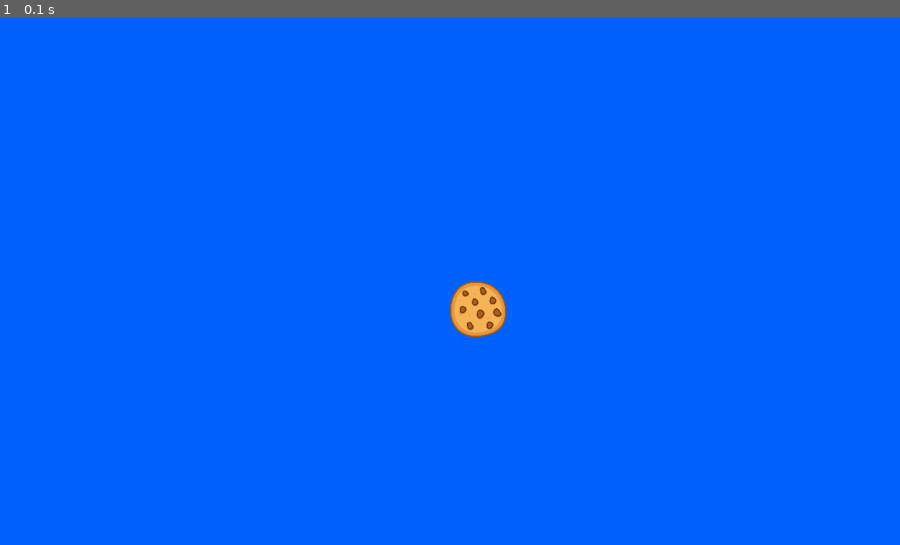
Above: before the commit, frame 1.
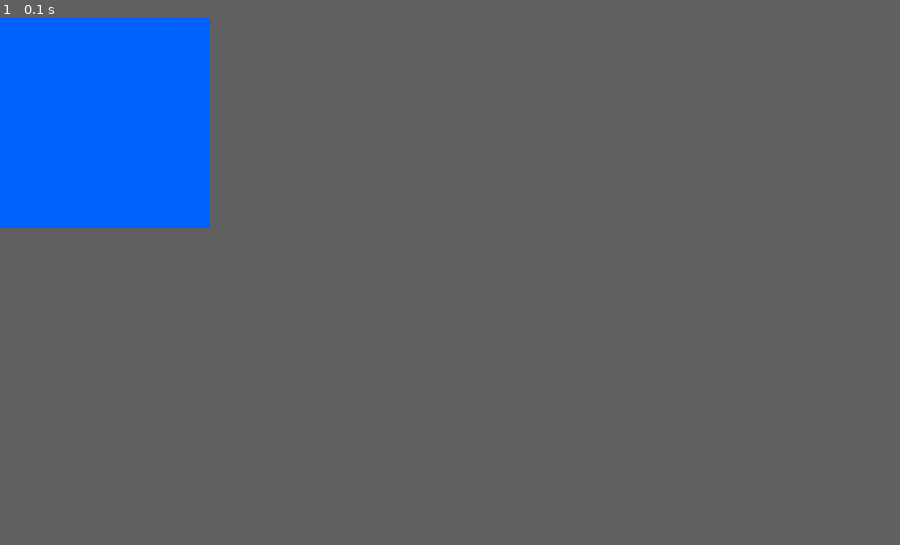
Above: after the commit, the same moment.

Repository: muykel/pygameProj1
Game: pygame game, started from cookieClicker.py
Same seed, same stepped clock (60 frames per second), same inputs: the game is played once before the commit and once after it.
Inputs:
- Up to frame 1 (0.1 s): no input
In our replay, the window is 900x527 before the commit and 210x210 after it. These sizes can differ from the game's own. Grey fills any space a smaller window leaves; there, only what the larger window draws over its background counts as a difference.

The runs differ from the first frame. In frame 1, 0.6% of the frame differs, in the area x 50-57%, y 49-61%.

Commit message:
Update cookieClicker.py

Diff:
--- a/cookieClicker.py
+++ b/cookieClicker.py
@@ -1,22 +1,16 @@
-import pygame
-from pygame.locals import (
-    K_UP,
-    K_DOWN,
-    K_LEFT,
-    K_RIGHT,
-    K_ESCAPE,
-    KEYDOWN,
-    QUIT,
-)
+import pygame, math
+from pygame.locals import *
 
 # figure out how to count seconds in game
 
 pygame.init()
-start_time = None
+# FPS = 15
+start_time = 0
+button_start_time = 0
 clock = pygame.time.Clock()
-mainScreen = pygame.display.set_mode([1280, 750])
+mainScreen = pygame.display.set_mode([300, 300])
 pygame.display.set_caption('Cookie Clicker')
-cookie = pygame.image.load('cookiez.png')
+# cookie = pygame.image.load('cookiez.png')
 cookie2 = pygame.image.load('cookiez2.png')
 
 running = True
@@ -27,3 +21,9 @@
     mainScreen.fill((0, 100, 255))
     mainScreen.blit(cookie2, (640,375))
     pygame.display.update()
+    #if(start_time%1000 == 0):
+    #start_time = pygame.time.get_ticks()
+    #print(math.trunc(start_time/1000)) # 1 tick = 1 millisecond
+    #print(start_time/1000)
+    if(not float(start_time/1000).is_integer()):
+        print(start_time)
